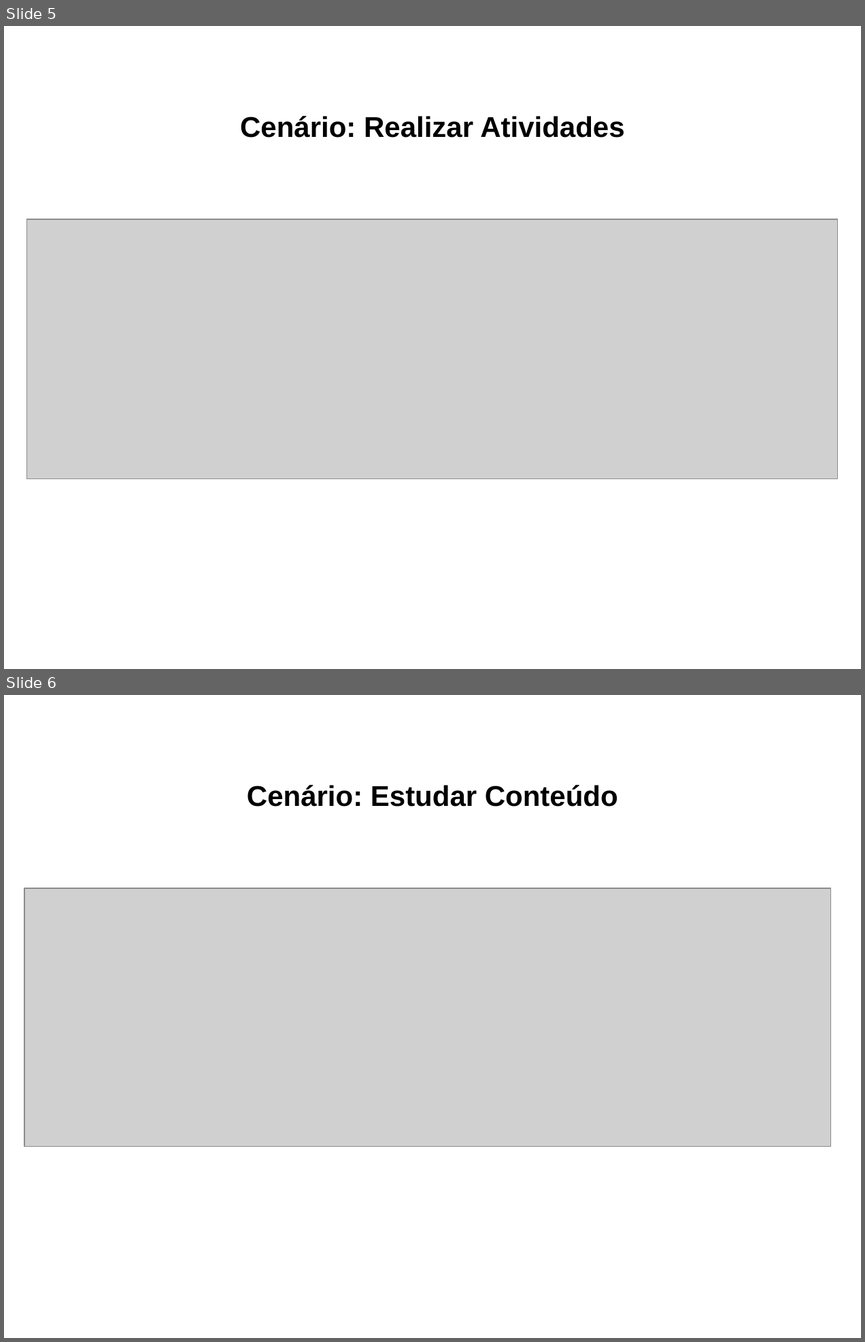
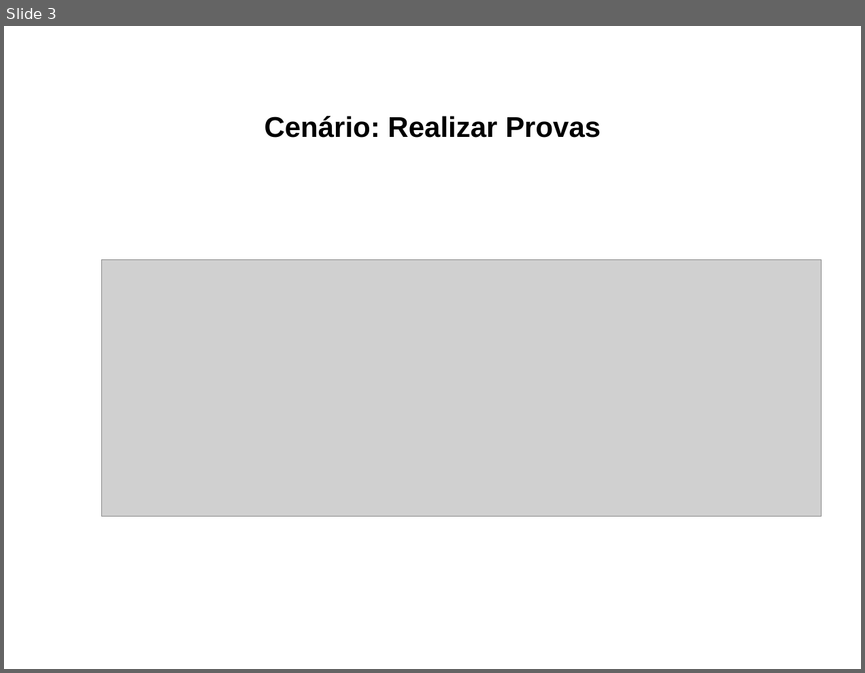
Before and after one commit to leozabotto/smart-owl, a slide deck: Artefatos/15 - Arquitetura de Negócio para cada Cenário.pptx. Shown one above the other, each under a label of ours: slides 5 and 6 before the commit, slide 3 after it. The pictures are 865x1342 and 865x673 pixels, drawn with LibreOffice and Linux fonts; fonts in the diff are those of the drawing; grey boxes stand for pictures. Boxes give left, top, right and bottom in pixels: in the first picture for what was removed or moved away, otherwise in the second. Text is boxed around its words. In the diff, an @@ line names an element or a change of style, - is before the commit and + after.

```diff
--- a/Artefatos/15 - Arquitetura de Negócio para cada Cenário.pptx
+++ b/Artefatos/15 - Arquitetura de Negócio para cada Cenário.pptx
@@ slide 6 removed at [4, 695, 861, 1338], background #FFFFFF @@
@@ text removed at [247, 785, 618, 807] @@
-Cenário: Estudar Conteúdo
@@ picture removed at [24, 888, 831, 1146] @@
@@ what was slide 5 is now slide 3 @@
@@ slide 3 changed as well @@
@@ text at [264, 116, 600, 138]: text changed @@
-Cenário: Realizar Atividades
+Cenário: Realizar Provas
@@ picture: place and size @@
-picture at [27, 219, 838, 478]
+picture at [102, 260, 821, 516]
```
Also in this commit, not shown: 2 other slides changed, 4 slides added, 2 other slides removed.
